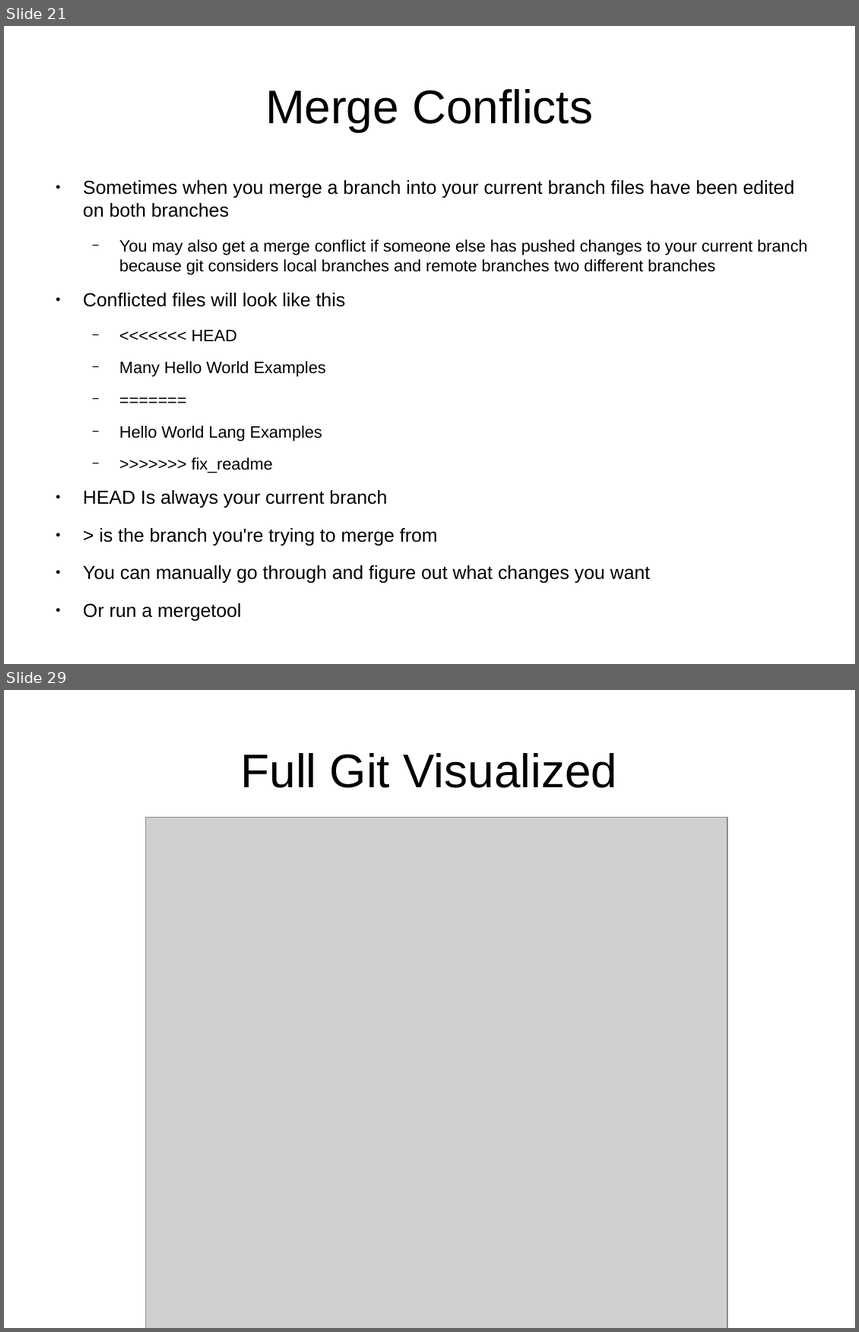
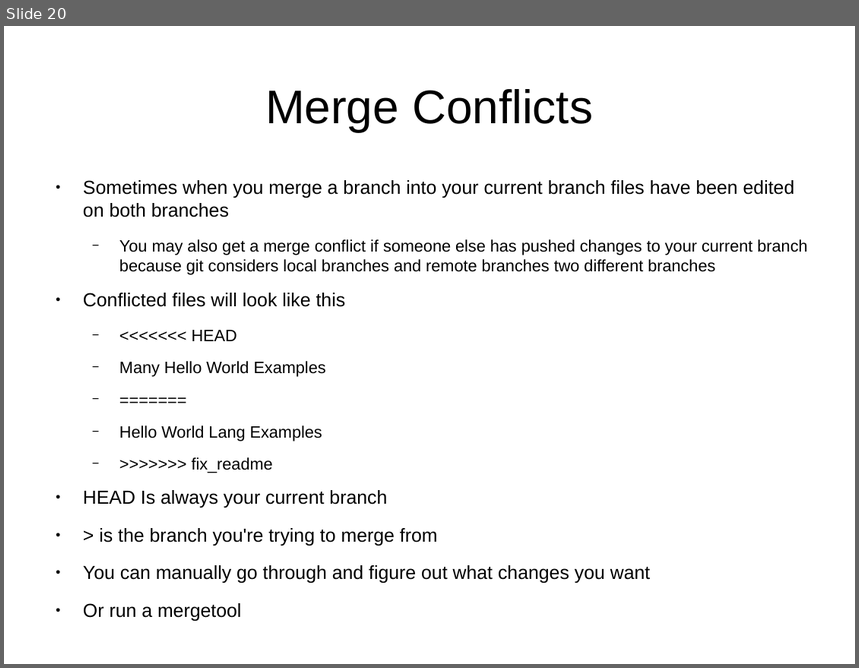
Before and after one commit to UMKCRobotics/Chris-Git-Presentation, a slide deck: presentation.odp. Shown one above the other, each under a label of ours: slides 21 and 29 before the commit, slide 20 after it; the slides between them are not shown. The pictures are 859x1332 and 859x668 pixels, drawn with LibreOffice and Linux fonts; fonts in the diff are those of the drawing; grey boxes stand for pictures. Boxes give left, top, right and bottom in pixels: in the first picture for what was removed or moved away, otherwise in the second. Text is boxed around its words. In the diff, an @@ line names an element or a change of style, - is before the commit and + after.

```diff
--- a/presentation.odp
+++ b/presentation.odp
@@ slide 29 removed at (x1=4, y1=690, x2=855, y2=1328), background #FFFFFF @@
@@ title removed at (x1=241, y1=753, x2=617, y2=788) @@
-Full Git Visualized
@@ picture removed at (x1=146, y1=818, x2=728, y2=1328) @@
@@ what was slide 21 is now slide 20 @@
```
Also in this commit, not shown: 1 slide changed, 3 slides added, 9 other slides removed, 2 other files.
